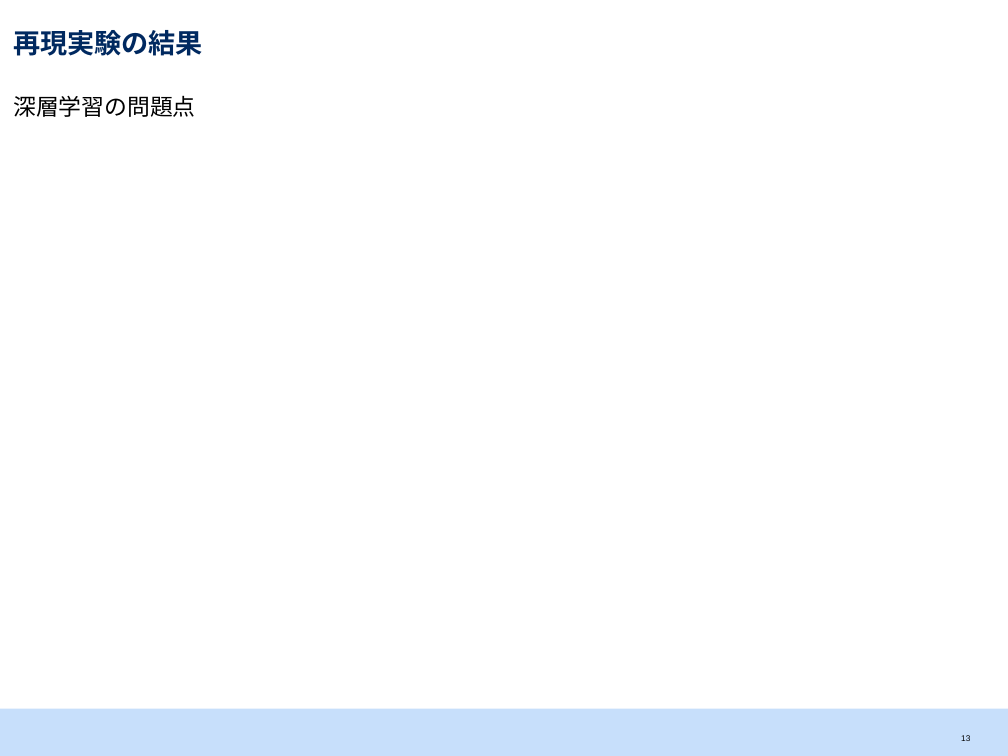
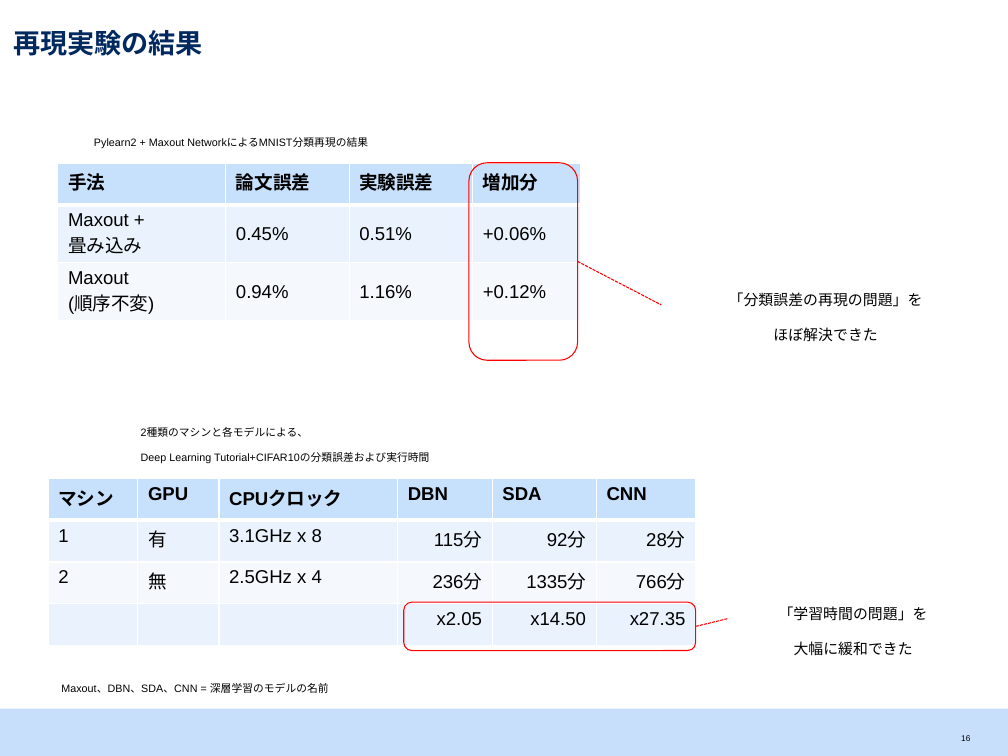
Before and after one commit to srtk/sotsuron, a slide deck: slide 17 of doc/sotsuron_defense/bd.pptx (slide 14 before the commit). Drawn at 1008x756 pixels with LibreOffice and Linux fonts; fonts in the diff are those of the drawing. Boxes give left, top, right and bottom in pixels: in the first picture for what was removed or moved away, otherwise in the second. Text is boxed around its words. In the diff, an @@ line names an element or a change of style, - is before the commit and + after.

```diff
--- a/doc/sotsuron_defense/bd.pptx
+++ b/doc/sotsuron_defense/bd.pptx
@@ text removed at [13, 95, 195, 117] @@
-深層学習の問題点
@@ text added at [94, 138, 368, 148], 13 pt, text #000000 @@
+Pylearn2 + Maxout NetworkによるMNIST分類再現の結果
@@ table added at [58, 164, 580, 350], 3 rows, 4 columns @@
+手法 | 論文誤差 | 実験誤差 | 増加分
+Maxout + / 畳み込み | 0.45% | 0.51% | +0.06%
+Maxout / (順序不変) | 0.94% | 1.16% | +0.12%
@@ rounded rectangle added at [469, 163, 578, 360], outline #FF0000 0.75 pt @@
@@ line added from (578, 261) to (661, 305), #FF0000 0.75 pt dashed @@
@@ text added at [729, 292, 923, 341], 18 pt, text #000000 @@
+「分類誤差の再現の問題」を
+ほぼ解決できた
@@ text added at [141, 428, 429, 464], 13 pt, text #000000 @@
+2種類のマシンと各モデルによる、
+Deep Learning Tutorial+CIFAR10の分類誤差および実行時間
@@ table added at [48, 478, 696, 645], 4 rows, 6 columns @@
+マシン | GPU | CPUクロック | DBN | SDA | CNN
+1 | 有 | 3.1GHz x 8 | 115分 | 92分 | 28分
+2 | 無 | 2.5GHz x 4 | 236分 | 1335分 | 766分
+ |  |  | x2.05 | x14.50 | x27.35
@@ rounded rectangle added at [404, 603, 696, 651], outline #FF0000 0.75 pt @@
@@ line added from (695, 626) to (728, 619), #FF0000 0.75 pt dashed @@
@@ text added at [779, 606, 928, 655], 18 pt, text #000000 @@
+「学習時間の問題」を
+大幅に緩和できた
@@ text added at [61, 683, 329, 693], 13 pt, text #000000 @@
+Maxout、DBN、SDA、CNN = 深層学習のモデルの名前
```
Also in this commit, not shown: 11 other slides changed, 7 slides added, 3 slides removed, 1 other file.
